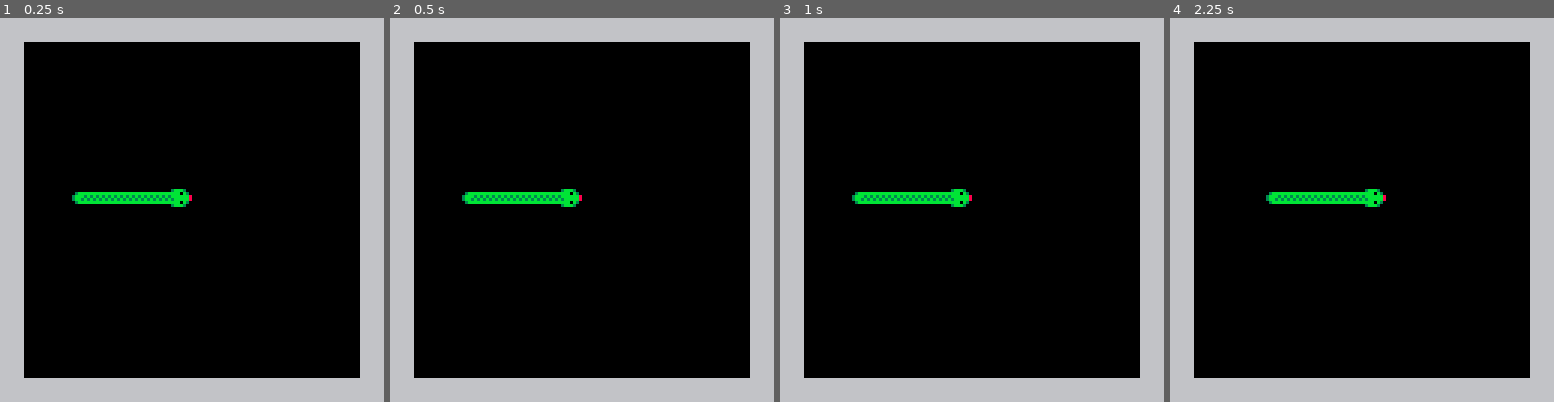
Above: before the commit, frames 1-4 (left to right).
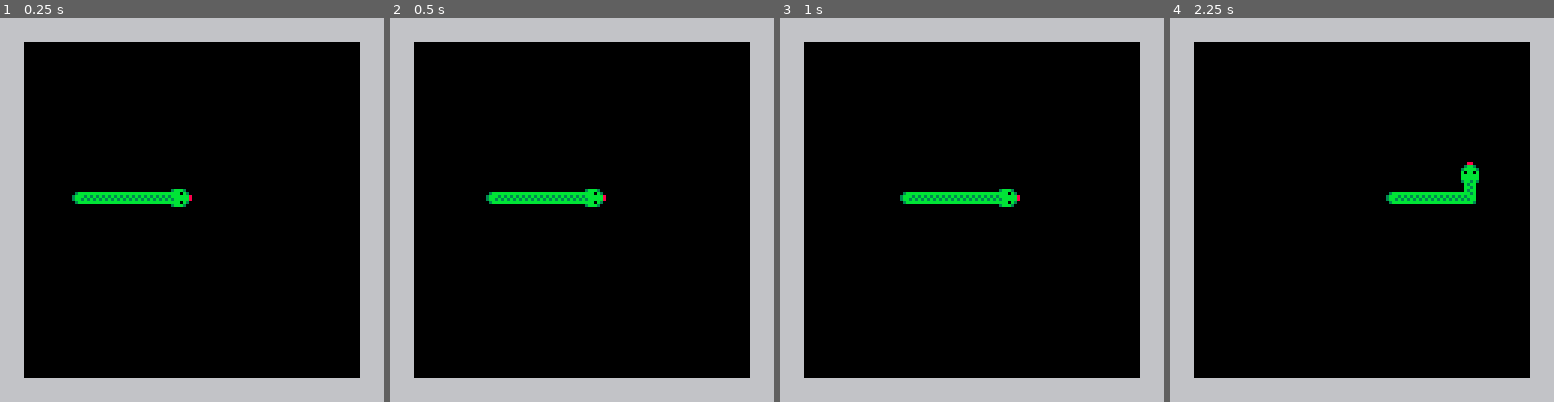
Above: after the commit, the same moments.

Repository: songbirdgamedev/scream-jam-2025
Game: PICO-8 cartridge snake.p8
Two runs of this game, one before a commit and one after it. Both use one fixed random seed, a clock stepped at 60 frames per second and the inputs below.
Inputs:
- Up to frame 1 (0.25 s): no input
- Up to frame 2 (0.5 s): no input
- Up to frame 3 (1 s): no input
- Up to frame 4 (2.25 s): hold Right 1.6-2.1 s; hold Up from 2.15 s (still down)

Frame 1 is identical in both runs. In frame 2, 0.6% of the frame differs, in the area x 18-57%, y 44-50%; in frame 3, 1.0%; in frame 4, 2.0%, in the area x 25-81%, y 37-50%.

Commit message:
Add collision to end game

Diff:
--- a/snake.p8
+++ b/snake.p8
@@ -72,7 +72,7 @@
 	)
 
 	tick = 0
-	rate = 0.02
+	rate = 0.1
 end
 
 function update_snake()
@@ -112,13 +112,6 @@
 end
 
 function draw_snake()
-	--draw head
-	spr(
-		head.type + head.to,
-		head.x,
-		head.y
-	)
-
 	--draw body segments
 	for i = body.first, body.last do
 		local to = body[i].to
@@ -137,6 +130,7 @@
 			offset = min(from, to)
 		end
 
+		--draw segment
 		spr(
 			body[i].type + offset,
 			body[i].x,
@@ -149,6 +143,13 @@
 		tail.type + tail.to,
 		tail.x,
 		tail.y
+	)
+
+	--draw head
+	spr(
+		head.type + head.to,
+		head.x,
+		head.y
 	)
 end
 
@@ -163,10 +164,12 @@
 end
 
 function update_segments()
+	--update tail
 	tail = body:dequeue()
 	tail.type = sprites.tail
 	tail.from = (tail.to + 2) % 4
 
+	--update head
 	body:enqueue(head)
 	head = make_segment(
 		sprites.head,
@@ -176,6 +179,7 @@
 		snake.y
 	)
 
+	--update new body segment
 	if head.to == body[body.last].to then
 		--not turning
 		body[body.last].type = sprites.body
@@ -184,6 +188,39 @@
 		body[body.last].type = sprites.bend
 		body[body.last].to = head.to
 	end
+
+	check_collisions()
+end
+
+function check_collisions()
+	--check walls
+	if head.x == 0
+			or head.y == 0
+			or head.x == 128 - tile_size
+			or head.y == 128 - tile_size then
+		end_game()
+	end
+
+	--check for tail
+	check_collision(tail)
+
+	--check for all body segments
+	for i = body.first, body.last - 2 do
+		check_collision(body[i])
+	end
+end
+
+function check_collision(segment)
+	if (head.x == segment.x
+				and head.y == segment.y) then
+		end_game()
+	end
+end
+
+function end_game()
+	--todo: pause for a bit?
+	body:clear()
+	_init()
 end
 
 -->8
@@ -212,6 +249,14 @@
 	self[self.first] = nil
 	self.first += 1
 	return segment
+end
+
+function body:clear()
+	while not body:isempty() do
+		body:dequeue()
+	end
+	body.first = 1
+	body.last = 0
 end
 
 -->8
